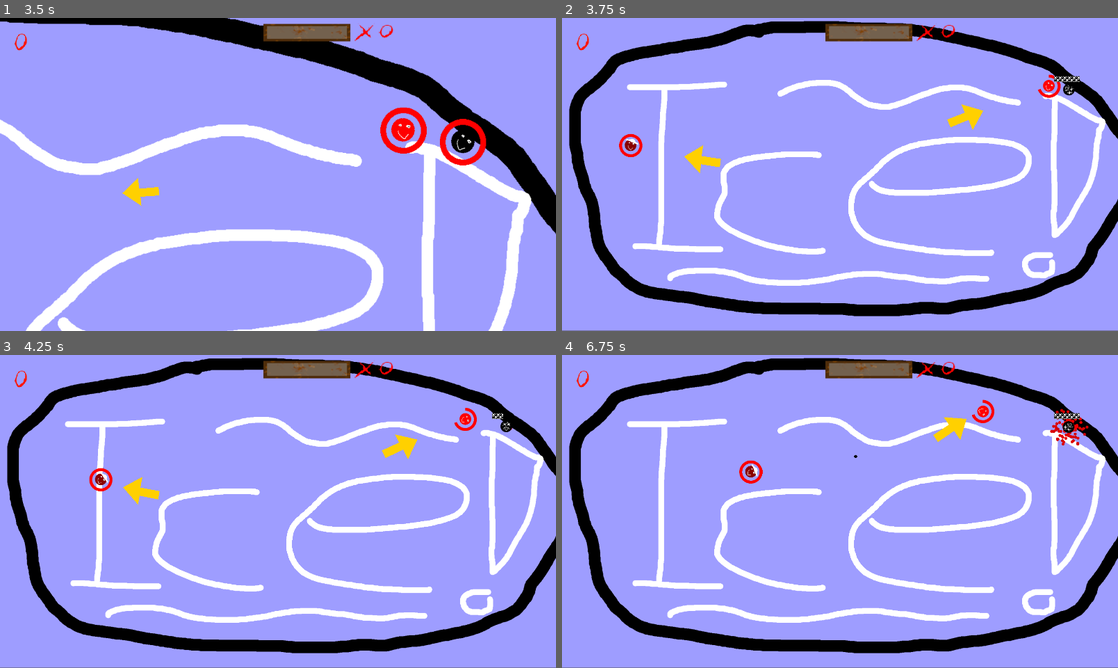
Above: before the commit, frames 1-4 (two rows, left to right).
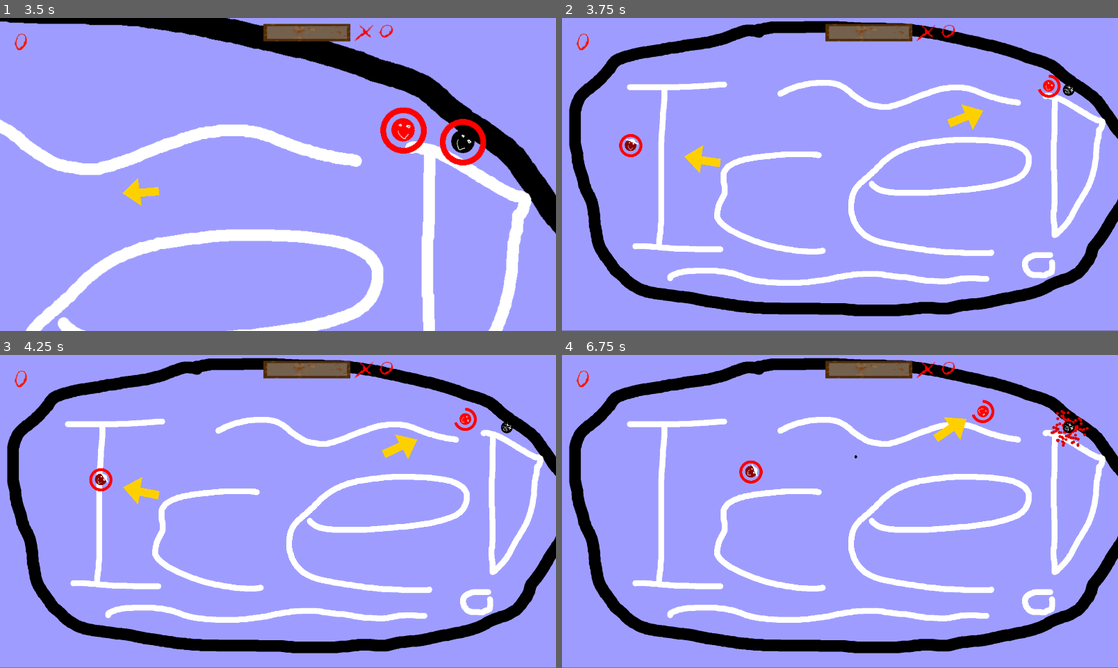
Above: after the commit, the same moments.

Repository: Junber/LD-47
Game: Godot game, scene res://Scenes/Root.tscn
Two runs of this game, one before a commit and one after it. Both use one fixed random seed, a clock stepped at 60 frames per second and the inputs below. Sound files missing from this copy of the repository are replaced by a short silence.
Inputs:
- Up to frame 1 (3.5 s): hold D (move_right) 0.53-1.28 s; tap Space (boost) every 0.75 s from 0.6 to 2.85 s; hold S (move_down) 1.28-2.03 s; hold D (move_right) 2.03-2.78 s; hold W (move_up) from 2.78 s (still down)
- Up to frame 2 (3.75 s): release W (move_up) at 3.53 s; hold A (move_left) from 3.53 s (still down); tap Space (boost) at 3.6 s
- Up to frame 3 (4.25 s): keep holding A (move_left)
- Up to frame 4 (6.75 s): tap Space (boost) every 0.75 s from 4.35 to 6.6 s; release A (move_left) at 5.03 s; hold S (move_down) 5.03-5.78 s; hold D (move_right) 5.78-6.53 s; hold W (move_up) from 6.53 s (still down)

Frame 1 is identical in both runs. In frame 2, 0.1% of the frame differs, in the area x 88-94%, y 18-25%; in frame 3, less than 0.1%; in frame 4, 0.3%, in the area x 52-95%, y 17-34%.

Commit message:
fix being able to boost while dead

Diff:
--- a/Scripts/Player.gd
+++ b/Scripts/Player.gd
@@ -36,7 +36,7 @@
 
 func _process(delta):
 	boostProgressBar.value = boostTimer.time_left / boostTimer.wait_time
-	if Input.is_action_just_pressed("boost"):
+	if !dead and Input.is_action_just_pressed("boost"):
 		if boostTimer.is_stopped():
 			boostTimer.start()
 			boost()
